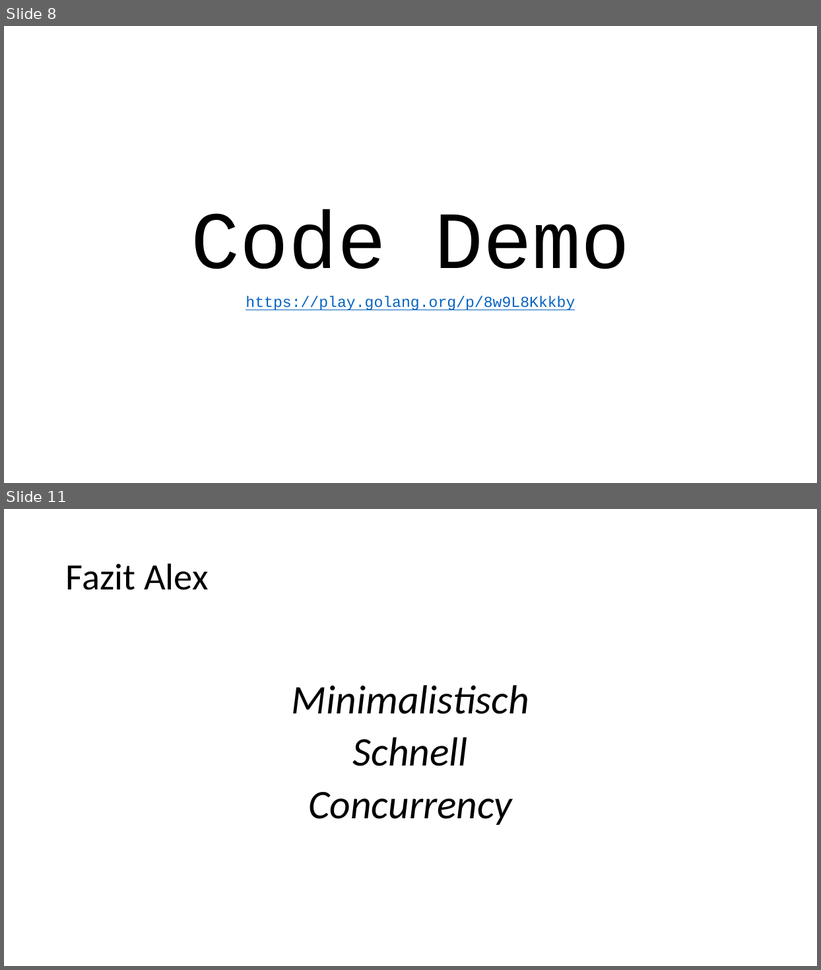
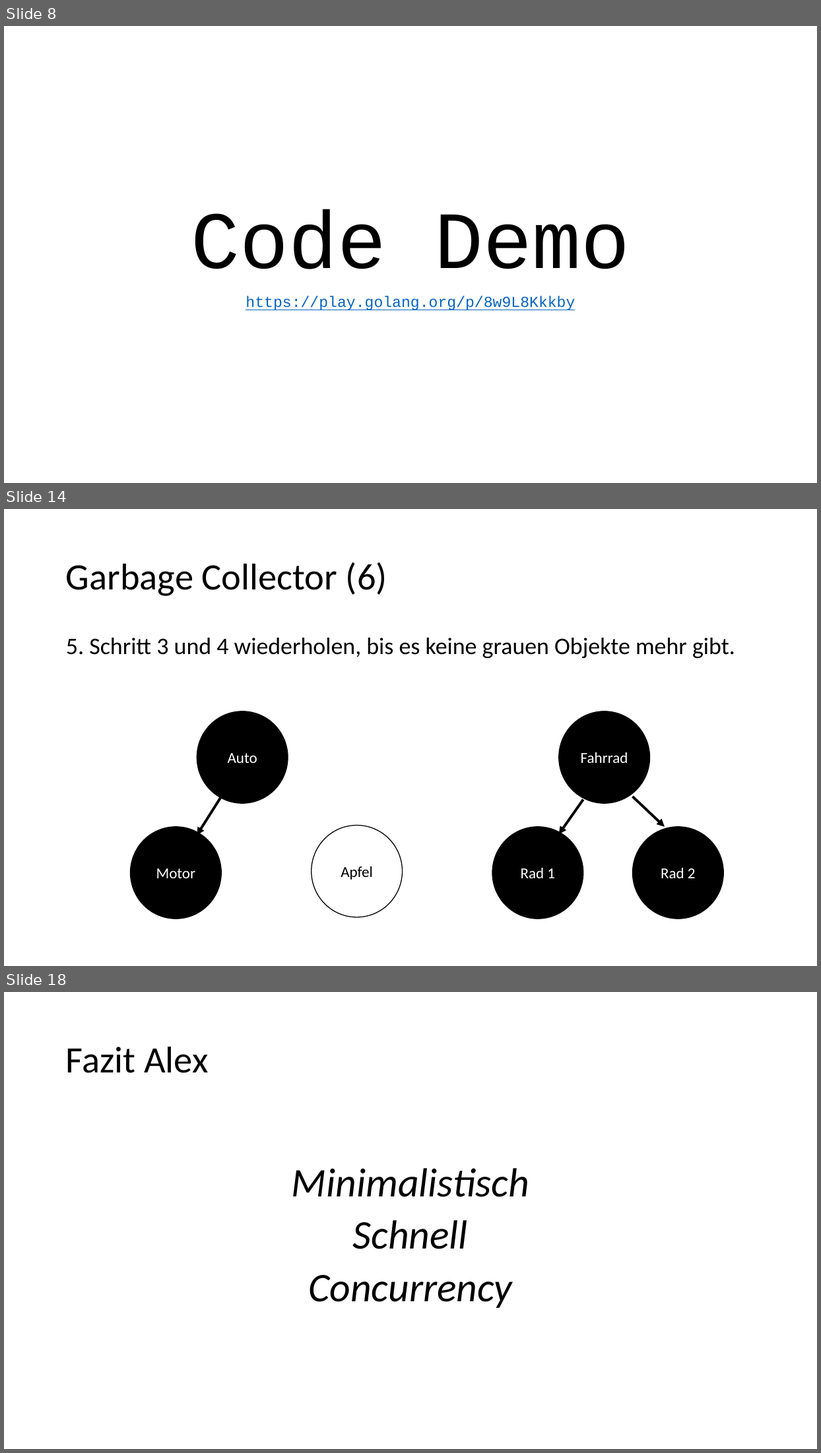
Before and after one commit to alexsuter/golang-experience, a slide deck: presi/presi.pptx. Shown one above the other, each under a label of ours: slides 8 and 11 before the commit, slides 8, 14 and 18 after it; the slides between them are not shown. The pictures are 821x970 and 821x1453 pixels, drawn with LibreOffice and Linux fonts; fonts in the diff are those of the drawing. Boxes give left, top, right and bottom in pixels: in the first picture for what was removed or moved away, otherwise in the second. Text is boxed around its words. In the diff, an @@ line names an element or a change of style, - is before the commit and + after.

```diff
--- a/presi/presi.pptx
+++ b/presi/presi.pptx
@@ slide 14 added at (4,509,817,966), background #FFFFFF @@
@@ title added at (66,562,387,596), 44 pt, text #000000 @@
+Garbage Collector (6)
@@ text added at (66,638,735,658), 28 pt, text #000000 @@
+5. Schritt 3 und 4 wiederholen, bis es keine grauen Objekte mehr gibt.
@@ ellipse added at (197,712,288,803), fill #000000, outline #000000 1 pt, 18 pt, text #FFFFFF @@
+Auto
@@ ellipse added at (559,712,650,803), fill #000000, outline #000000 1 pt, 18 pt, text #FFFFFF @@
+Fahrrad
@@ arrow added from (221, 797) to (197, 835), #000000 3 pt @@
@@ arrow added from (583, 800) to (559, 835), #000000 3 pt @@
@@ arrow added from (633, 797) to (665, 827), #000000 3 pt @@
@@ ellipse added at (130,827,221,919), fill #000000, outline #000000 1 pt, 18 pt, text #FFFFFF @@
+Motor
@@ ellipse added at (312,826,403,918), fill #FFFFFF, outline #000000 1 pt, 18 pt, text #000000 @@
+Apfel
@@ ellipse added at (492,827,583,919), fill #000000, outline #000000 1 pt, 18 pt, text #FFFFFF @@
+Rad 1
@@ ellipse added at (633,827,724,919), fill #000000, outline #000000 1 pt, 18 pt, text #FFFFFF @@
+Rad 2
@@ what was slide 11 is now slide 18 @@
```
Also in this commit, not shown: 6 slides changed, 6 other slides added.
